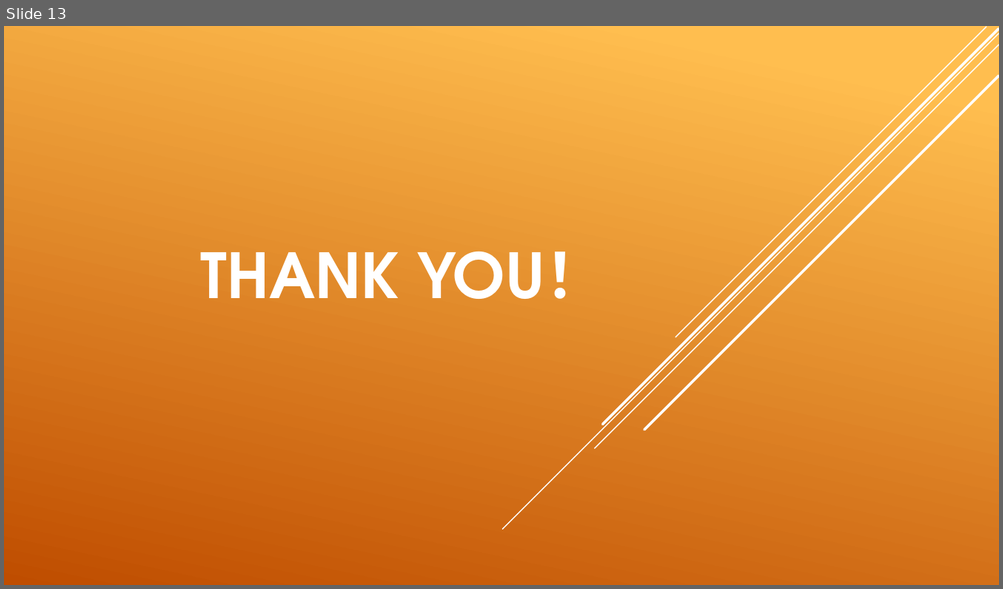
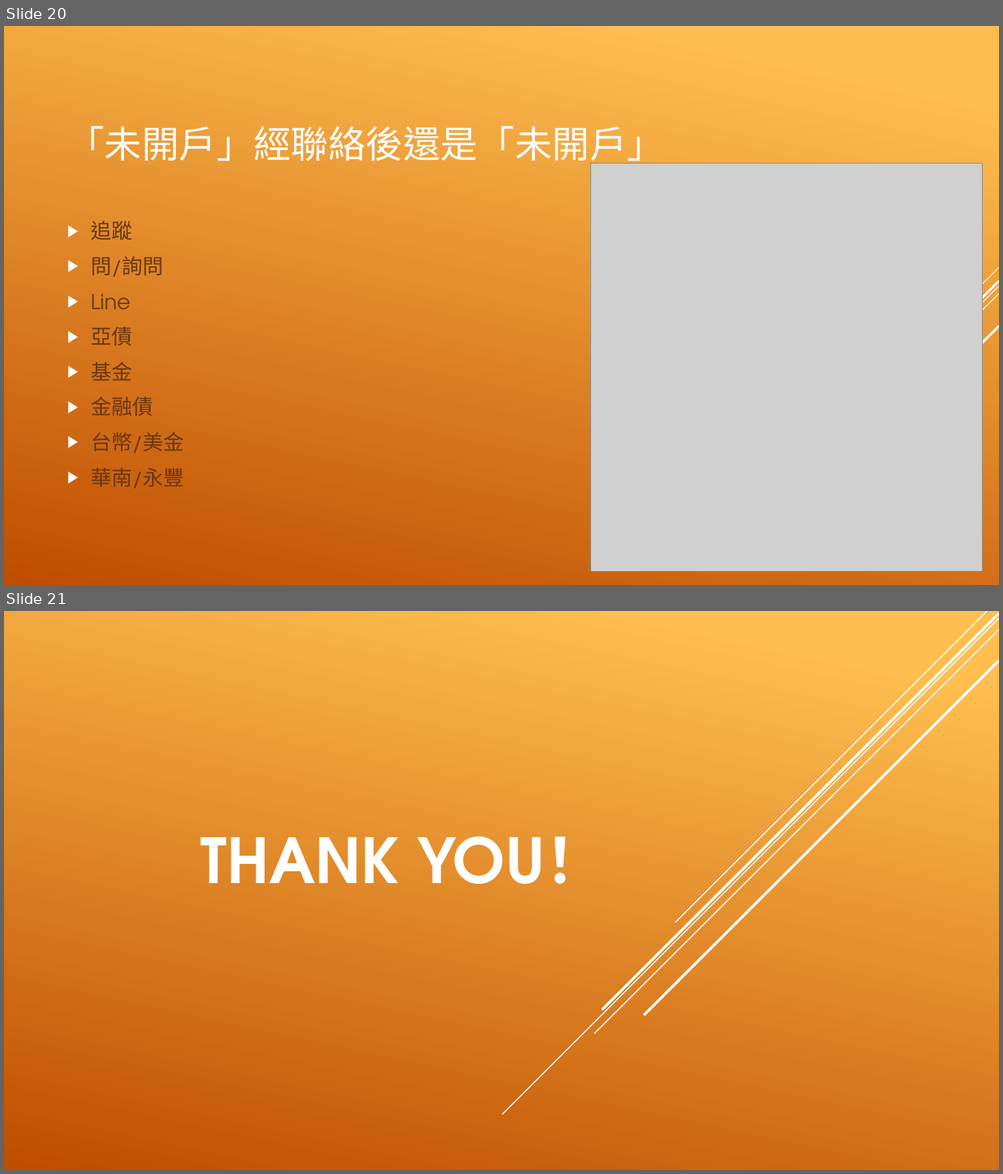
Before and after one commit to WTYU/Fintech-Course, a slide deck: Final/金融科技-文字探勘與機器學習.pptx. Shown one above the other, each under a label of ours: slide 13 before the commit, slides 20 and 21 after it. The pictures are 1003x589 and 1003x1174 pixels, drawn with LibreOffice and Linux fonts; fonts in the diff are those of the drawing; grey boxes stand for pictures. Boxes give left, top, right and bottom in pixels: in the first picture for what was removed or moved away, otherwise in the second. Text is boxed around its words. In the diff, an @@ line names an element or a change of style, - is before the commit and + after.

```diff
--- a/Final/金融科技-文字探勘與機器學習.pptx
+++ b/Final/金融科技-文字探勘與機器學習.pptx
@@ slide 20 added at (4,26,999,585), background gradient #FFBF50 to #C04D00 @@
@@ title added at (68,126,664,167), 36 pt, text #FFFFFF @@
+「未開戶」經聯絡後還是「未開戶」
@@ picture added at (590,164,982,571) @@
@@ text added at (91,221,185,488), 20 pt, text #68380F @@
+▶ 追蹤
+▶ 問/詢問
+▶ Line
+▶ 亞債
+▶ 基金
+▶ 金融債
+▶ 台幣/美金
+▶ 華南/永豐
@@ group added at (755,268,999,530): 5 lines @@
@@ what was slide 13 is now slide 21 @@
```
Also in this commit, not shown: 7 other slides added, 16 other files.
